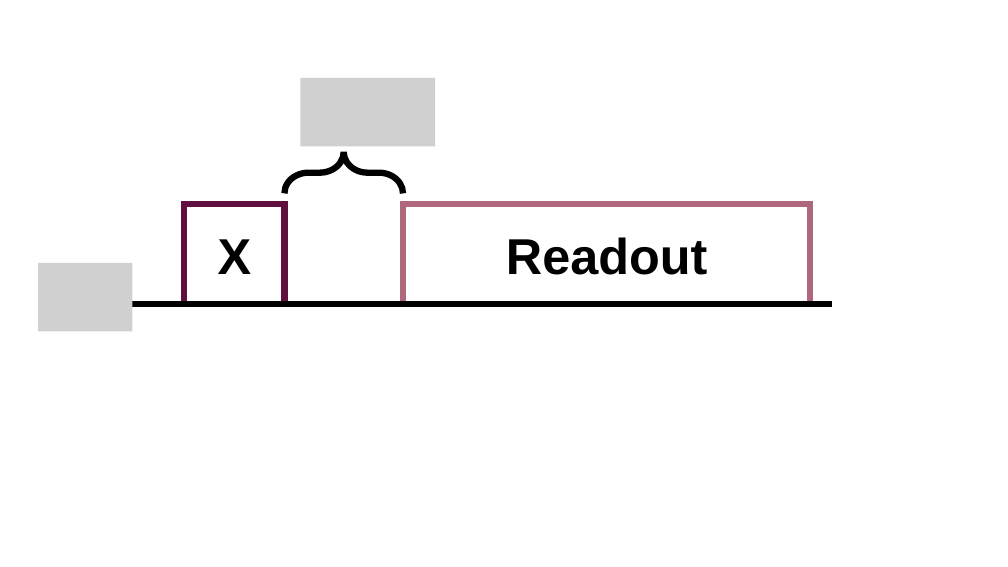
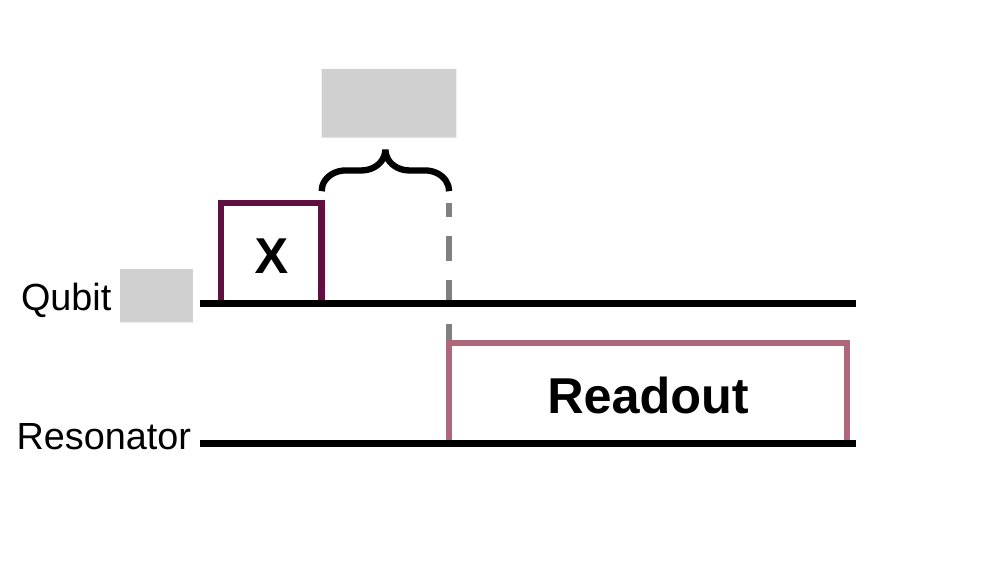
Before and after one commit to JohannSeverin/Master_Thesis, a slide deck: slide 4 of Figs/circuits.pptx. Drawn at 1008x567 pixels with LibreOffice and Linux fonts; fonts in the diff are those of the drawing; grey boxes stand for pictures. Boxes give left, top, right and bottom in pixels: in the first picture for what was removed or moved away, otherwise in the second. Text is boxed around its words. In the diff, an @@ line names an element or a change of style, - is before the commit and + after.

```diff
--- a/Figs/circuits.pptx
+++ b/Figs/circuits.pptx
@@ picture: place and size @@
-picture at bbox=[300, 78, 435, 147]
+picture at bbox=[321, 69, 456, 138]
@@ right brace: place and size @@
-right brace at bbox=[284, 152, 403, 194]
+right brace at bbox=[321, 150, 449, 191]
@@ rectangle "X": place and size @@
-rectangle "X" at bbox=[185, 204, 285, 305]
+rectangle "X" at bbox=[222, 203, 322, 304]
@@ line added from (449, 393) to (449, 203), #808080 6 pt dashed @@
@@ picture removed at bbox=[38, 263, 132, 332] @@
@@ picture added at bbox=[120, 269, 193, 323] @@
@@ text added at bbox=[21, 282, 111, 317], 36 pt, text #000000 @@
+Qubit
@@ line moved from (126, 304) - (832, 304) to (200, 304) - (856, 304) @@
@@ rectangle "Readout": place and size @@
-rectangle "Readout" at bbox=[403, 204, 811, 305]
+rectangle "Readout" at bbox=[449, 343, 847, 444]
@@ text added at bbox=[17, 423, 191, 450], 36 pt, text #000000 @@
+Resonator
@@ line added from (200, 444) to (856, 444), #000000 6 pt @@
```
Also in this commit, not shown: 1 other slide changed, 1 slide added, 1 slide removed, 37 other files.
